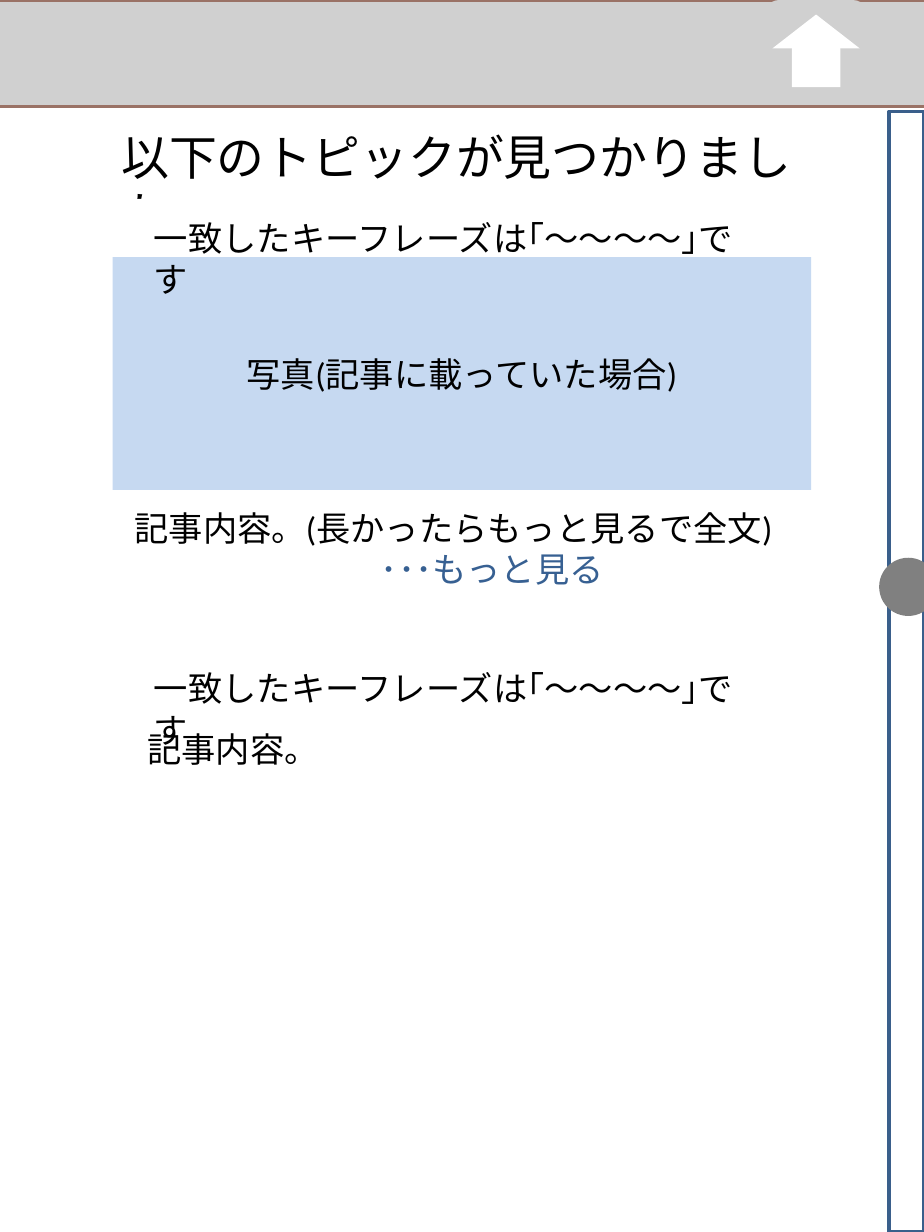
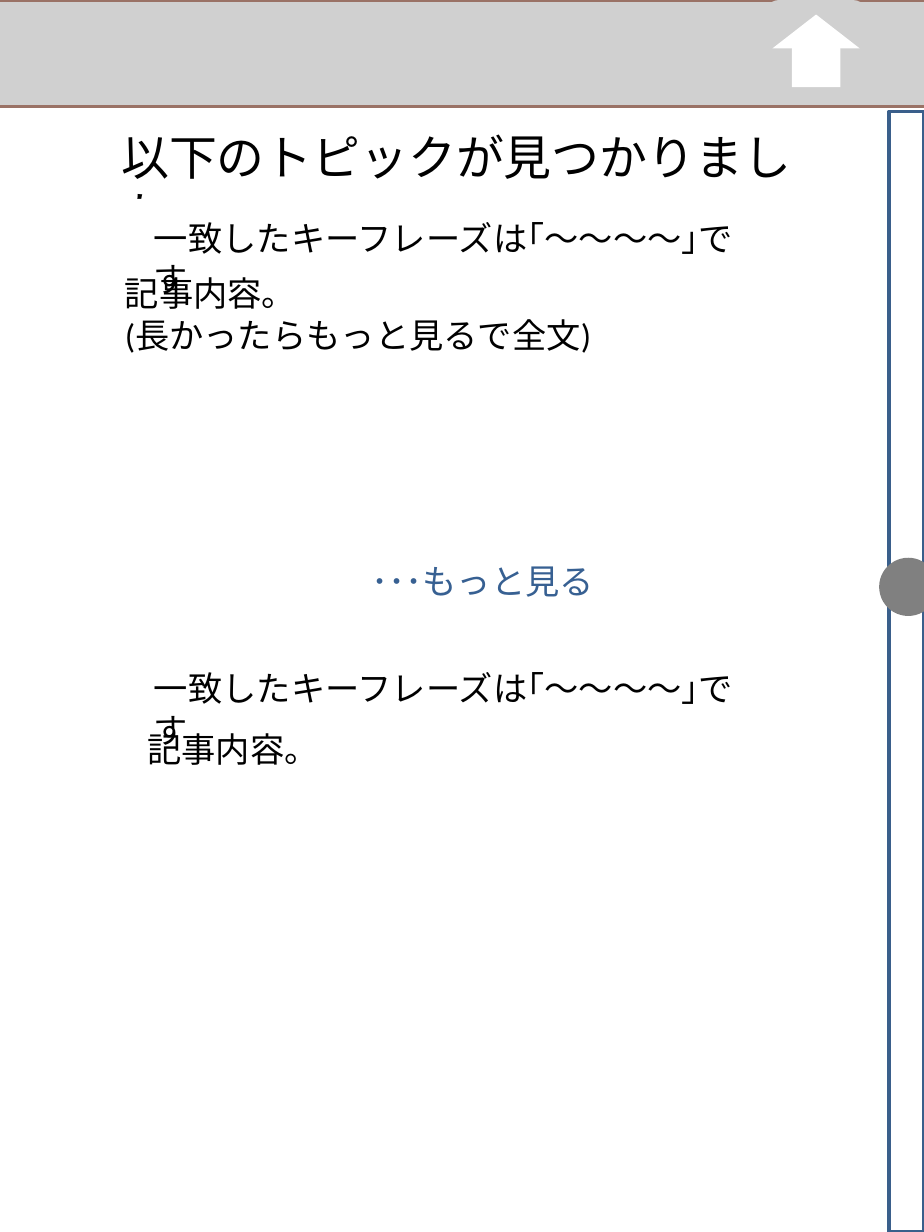
Before and after one commit to kirikiriyamama/topick, a slide deck: slide 6 of client/UI/UI.pptx. Drawn at 924x1232 pixels with LibreOffice and Linux fonts; fonts in the diff are those of the drawing; grey boxes stand for pictures; background and template pictures are left out. Boxes give left, top, right and bottom in pixels: in the first picture for what was removed or moved away, otherwise in the second. Text is boxed around its words. In the diff, an @@ line names an element or a change of style, - is before the commit and + after.

```diff
--- a/client/UI/UI.pptx
+++ b/client/UI/UI.pptx
@@ text "記事内容。": place and size @@
-text "記事内容。" at (135, 512, 773, 585)
+text "記事内容。" at (125, 272, 594, 597)
@@ rectangle removed at (113, 257, 812, 490) @@
-写真(記事に載っていた場合)
@@ text at (125, 272, 592, 353): text changed @@
-記事内容。(長かったらもっと見るで全文)
+記事内容。
+(長かったらもっと見るで全文)
```
Also in this commit, not shown: 1 other slide changed, 11 other files.
